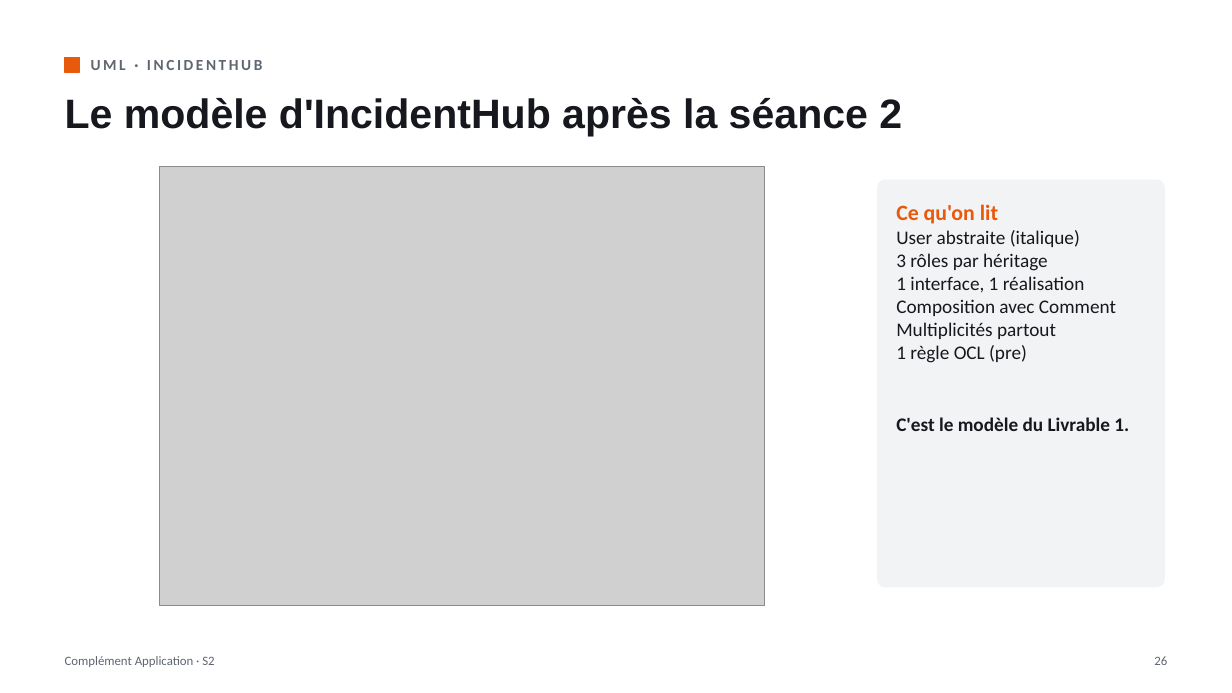
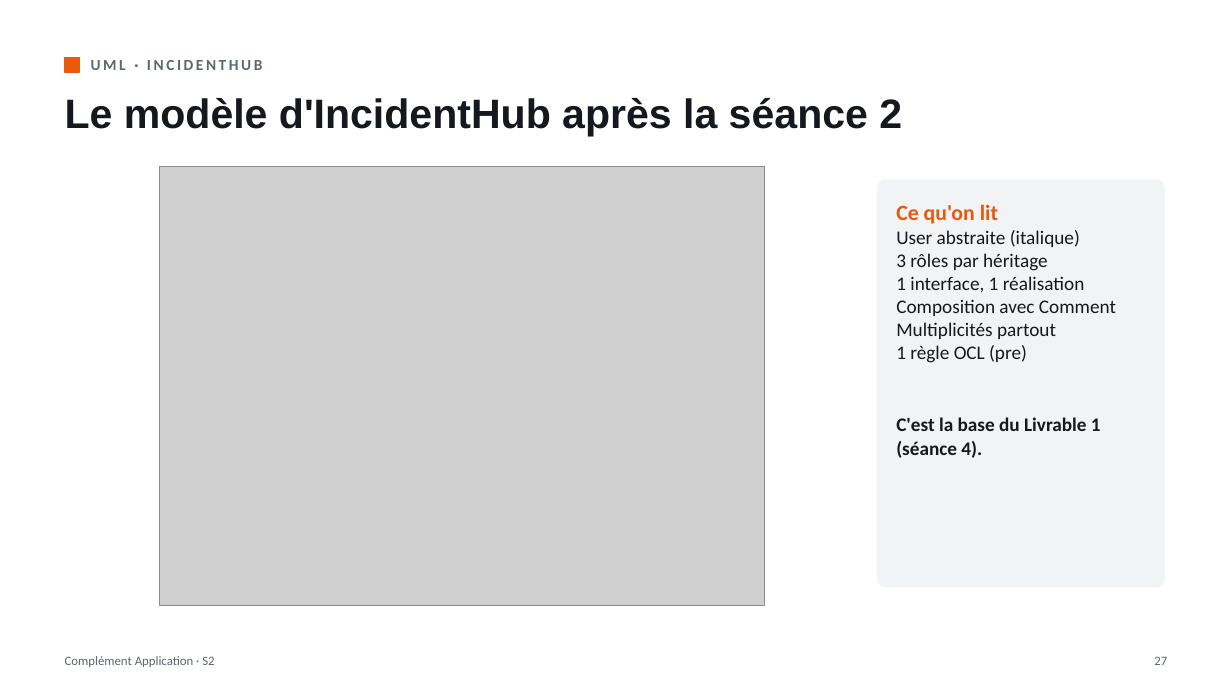
Before and after one commit to lle-condorcet/condorcet-2027, a slide deck: slide 27 of slides/20260930_LLE_CA_S02.pptx (slide 26 before the commit). Drawn at 1232x693 pixels with LibreOffice and Linux fonts; fonts in the diff are those of the drawing; grey boxes stand for pictures. Boxes give left, top, right and bottom in pixels: in the first picture for what was removed or moved away, otherwise in the second. Text is boxed around its words. In the diff, an @@ line names an element or a change of style, - is before the commit and + after.

```diff
--- a/slides/20260930_LLE_CA_S02.pptx
+++ b/slides/20260930_LLE_CA_S02.pptx
@@ text at [896, 417, 1101, 458]: text changed @@
-C'est le modèle du Livrable 1.
+C'est la base du Livrable 1 (séance 4).
@@ text at [1154, 656, 1167, 665]: text changed @@
-26
+27
```
Also in this commit, not shown: 33 other slides changed, 2 slides added, 5 slides removed, 3 other files.
